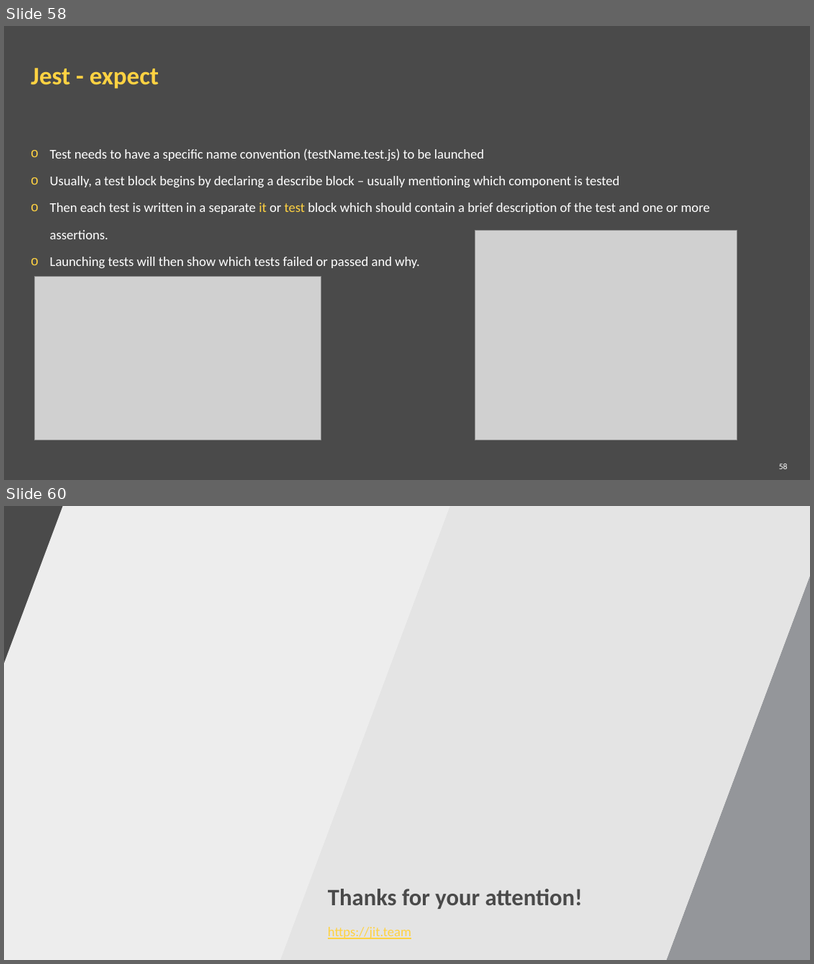
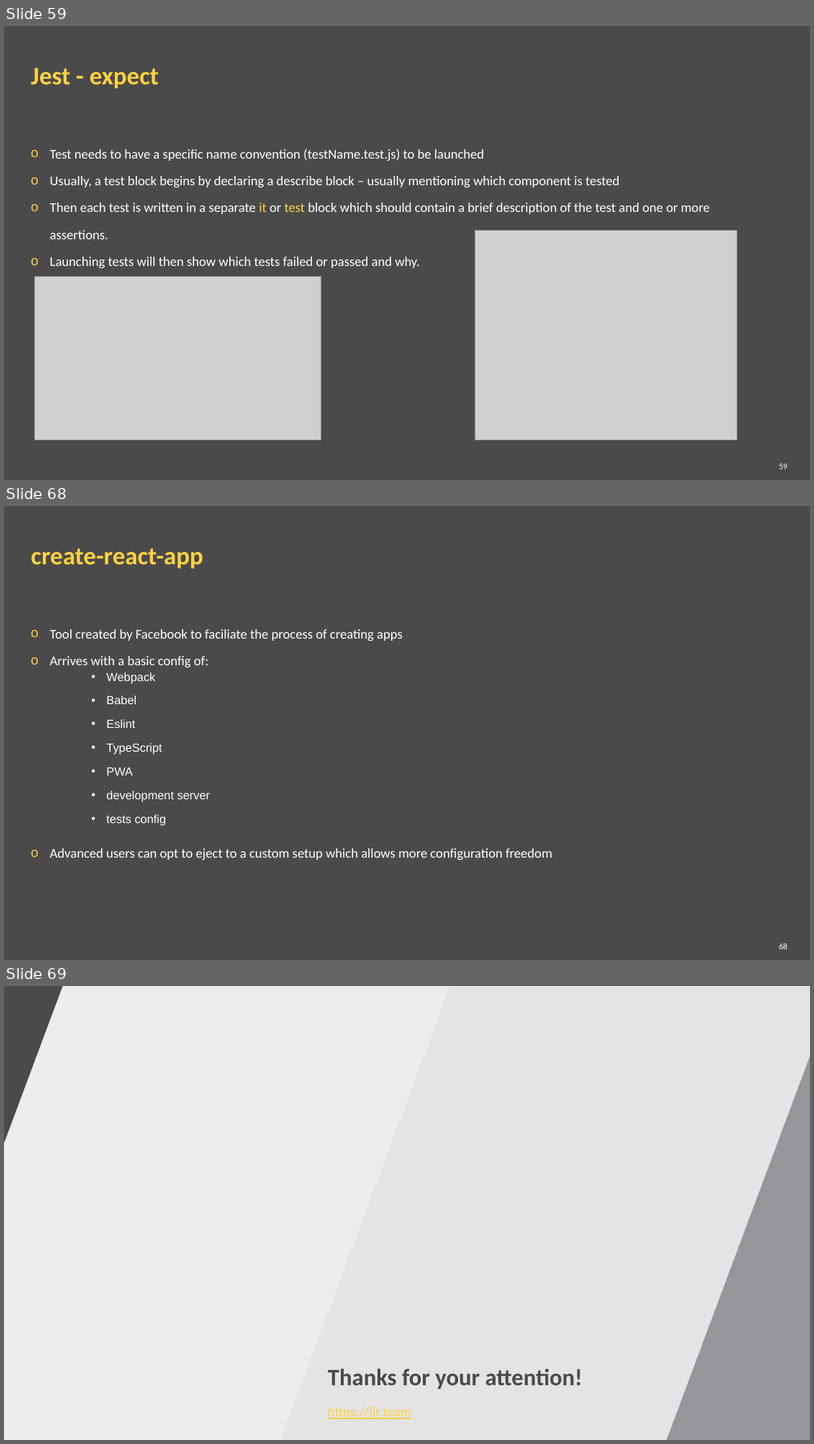
Before and after one commit to ppuzio/react-course-examples, a slide deck: React BEST course.pptx. Shown one above the other, each under a label of ours: slides 58 and 60 before the commit, slides 59, 68 and 69 after it; the slides between them are not shown. The pictures are 814x964 and 814x1444 pixels, drawn with LibreOffice and Linux fonts; fonts in the diff are those of the drawing; grey boxes stand for pictures; background and template pictures are left out. Boxes give left, top, right and bottom in pixels: in the first picture for what was removed or moved away, otherwise in the second. Text is boxed around its words. In the diff, an @@ line names an element or a change of style, - is before the commit and + after.

```diff
--- a/React BEST course.pptx
+++ b/React BEST course.pptx
@@ slide 68 added at (4,506,810,960), background #4A4A4A @@
@@ title added at (31,548,203,569), 30 pt, text #FFD242, bold @@
+create-react-app
@@ text added at (50,629,553,860), 16 pt, text #FFFFFF @@
+o Tool created by Facebook to faciliate the process of creating apps
+o Arrives with a basic config of:
+    • Webpack
+    • Babel
+    • Eslint
+    • TypeScript
+    • PWA
+    • development server
+    • tests config
+o Advanced users can opt to eject to a custom setup which allows more configuration freedom
@@ page number added at (779,943,788,949), 10 pt, text #FFFFFF @@
+68
@@ what was slide 58 is now slide 59 @@
@@ page number at (779,463,788,469): text changed @@
-58
+59
@@ what was slide 60 is now slide 69 @@
```
Also in this commit, not shown: 1 slide changed, 8 other slides added, 5 other files.
